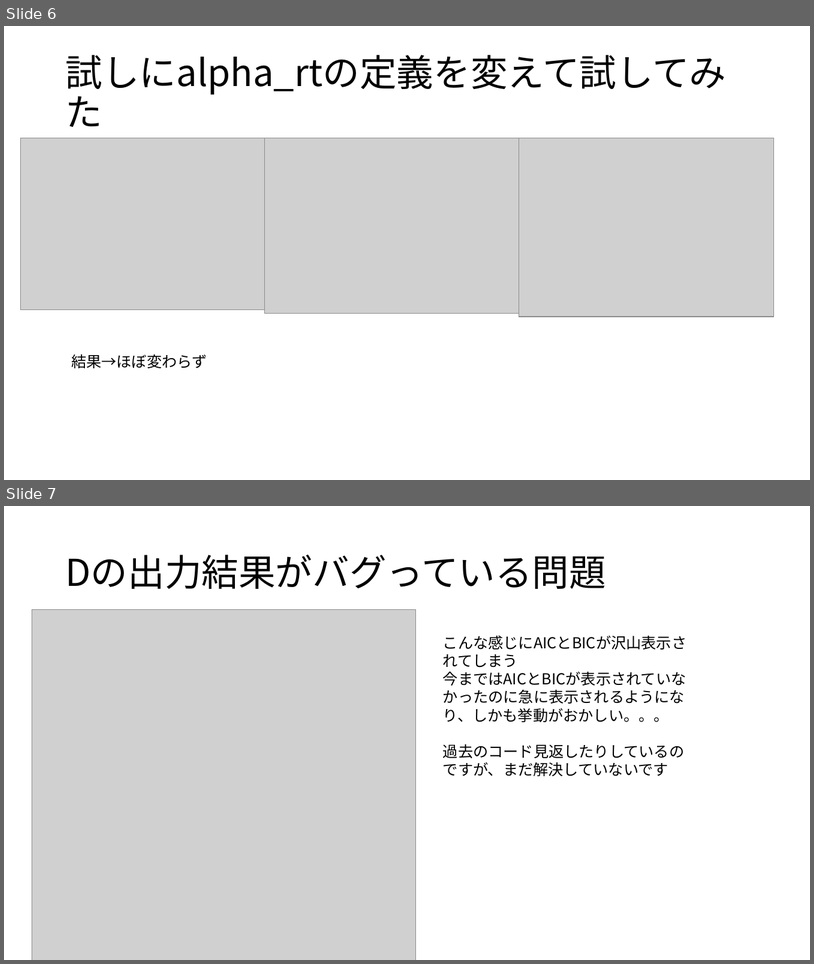
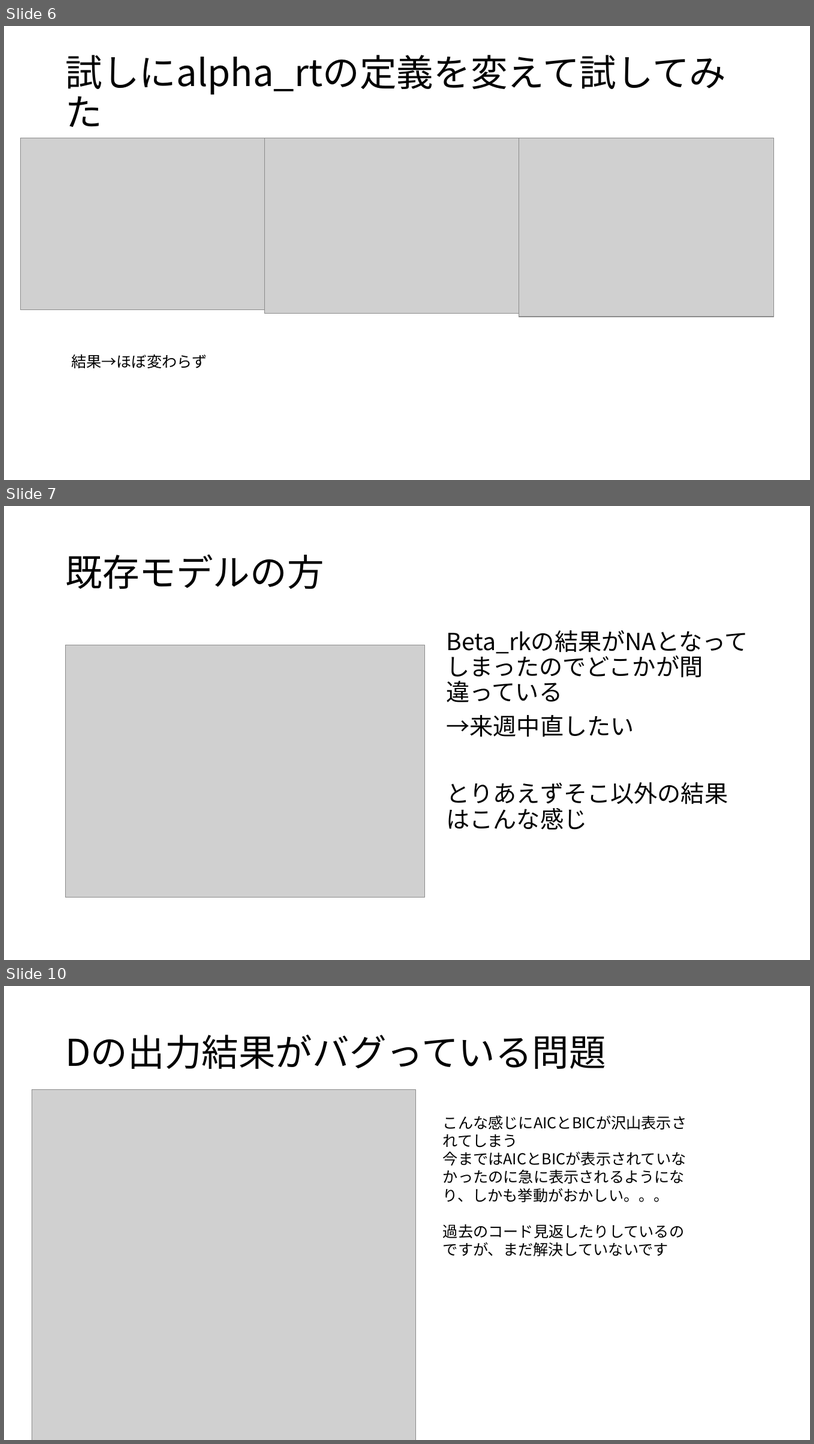
Before and after one commit to Mayu925/lab, a slide deck: ゼミ-727.pptx. Shown one above the other, each under a label of ours: slides 6 and 7 before the commit, slides 6, 7 and 10 after it; the slides between them are not shown. The pictures are 814x964 and 814x1444 pixels, drawn with LibreOffice and Linux fonts; fonts in the diff are those of the drawing; grey boxes stand for pictures. Boxes give left, top, right and bottom in pixels: in the first picture for what was removed or moved away, otherwise in the second. Text is boxed around its words. In the diff, an @@ line names an element or a change of style, - is before the commit and + after.

```diff
--- a/ゼミ-727.pptx
+++ b/ゼミ-727.pptx
@@ slide 7 added at (4, 506, 810, 960), background #FFFFFF @@
@@ title added at (65, 554, 324, 589), 44 pt, text #000000 @@
+既存モデルの方
@@ text added at (446, 630, 749, 829), 28 pt, text #000000 @@
+Beta_rkの結果がNAとなってしまったのでどこかが間違っている
+→来週中直したい
+とりあえずそこ以外の結果はこんな感じ
@@ picture added at (66, 645, 425, 897) @@
@@ what was slide 7 is now slide 10 @@
```
Also in this commit, not shown: 1 slide changed, 2 other slides added, 6 other files.
